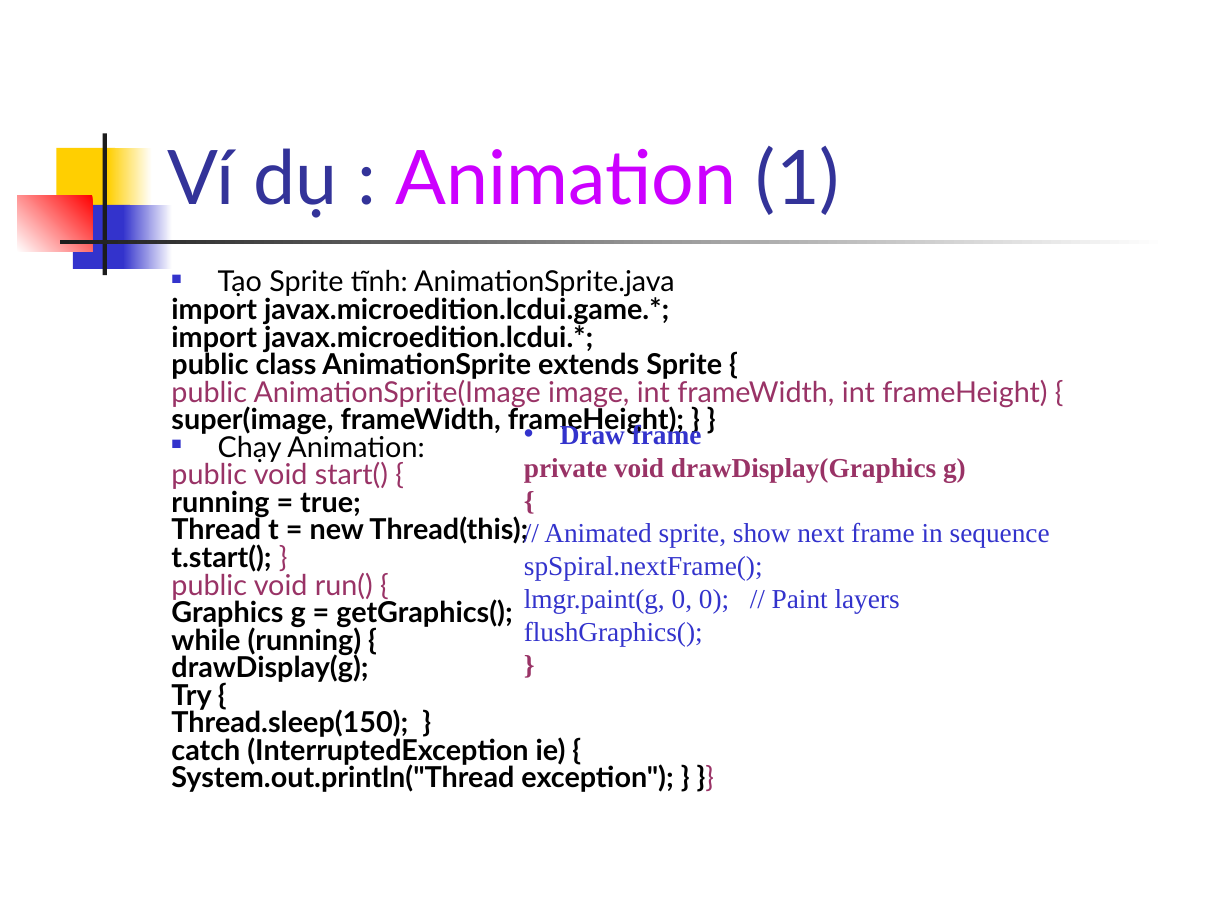
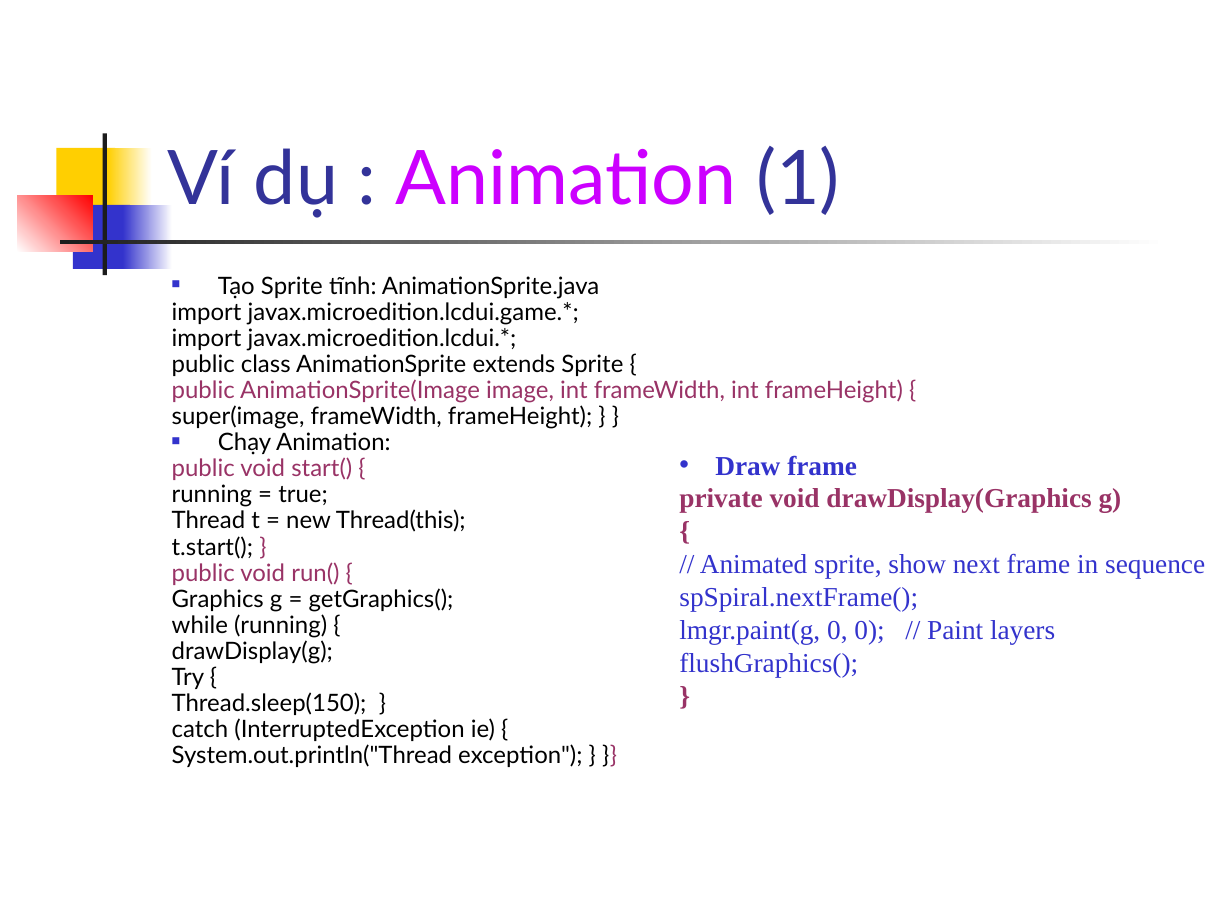
Before and after one commit to phamtuanchip/labs, a slide deck: slide 11 of M1304M-C1304M/j2me/slides/Session14.ppt. Drawn at 1232x924 pixels with LibreOffice and Linux fonts; fonts in the diff are those of the drawing. Boxes give left, top, right and bottom in pixels: in the first picture for what was removed or moved away, otherwise in the second. Text is boxed around its words. In the diff, an @@ line names an element or a change of style, - is before the commit and + after.

```diff
--- a/M1304M-C1304M/j2me/slides/Session14.ppt
+++ b/M1304M-C1304M/j2me/slides/Session14.ppt
@@ text "Tạo Sprite tĩnh: AnimationSprite.java" at <box>172,276,903,767</box>: size 16.8 to 14 pt; bold off in "import javax.microedition.lcdui.game.*;", "import javax.microedition.lcdui.*;", "public class AnimationSprite extends Sprite {", "super(image, frameWidth, frameHeight); } }" and 10 more places; line spacing 0.5 to 0.7; less space between paragraphs @@
@@ text "Draw frame": place and size @@
-text "Draw frame" at <box>524,423,1050,646</box>
+text "Draw frame" at <box>679,455,1205,677</box>
```
Also in this commit, not shown: 22 other slides changed, 27 other files.
